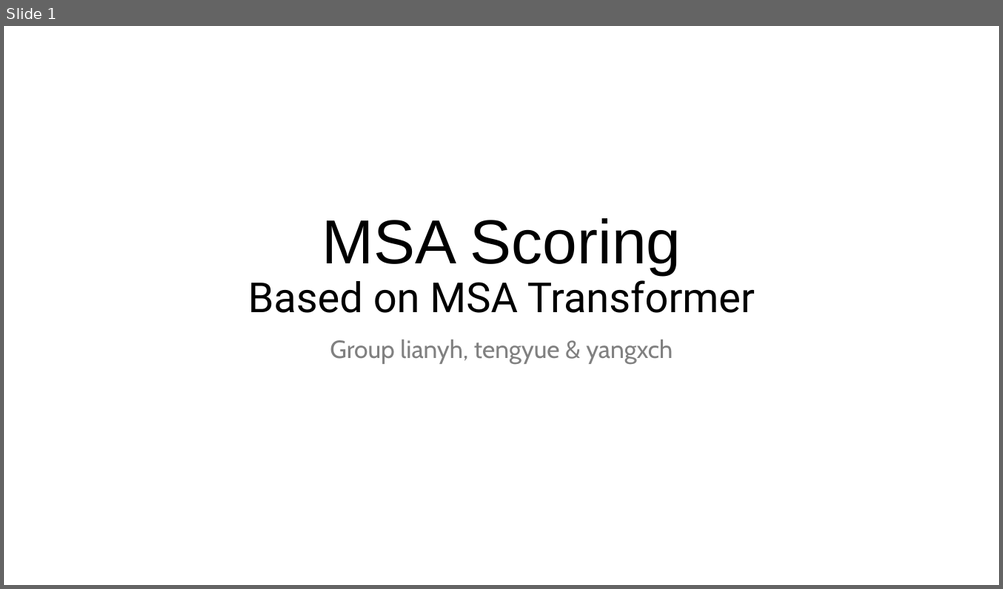
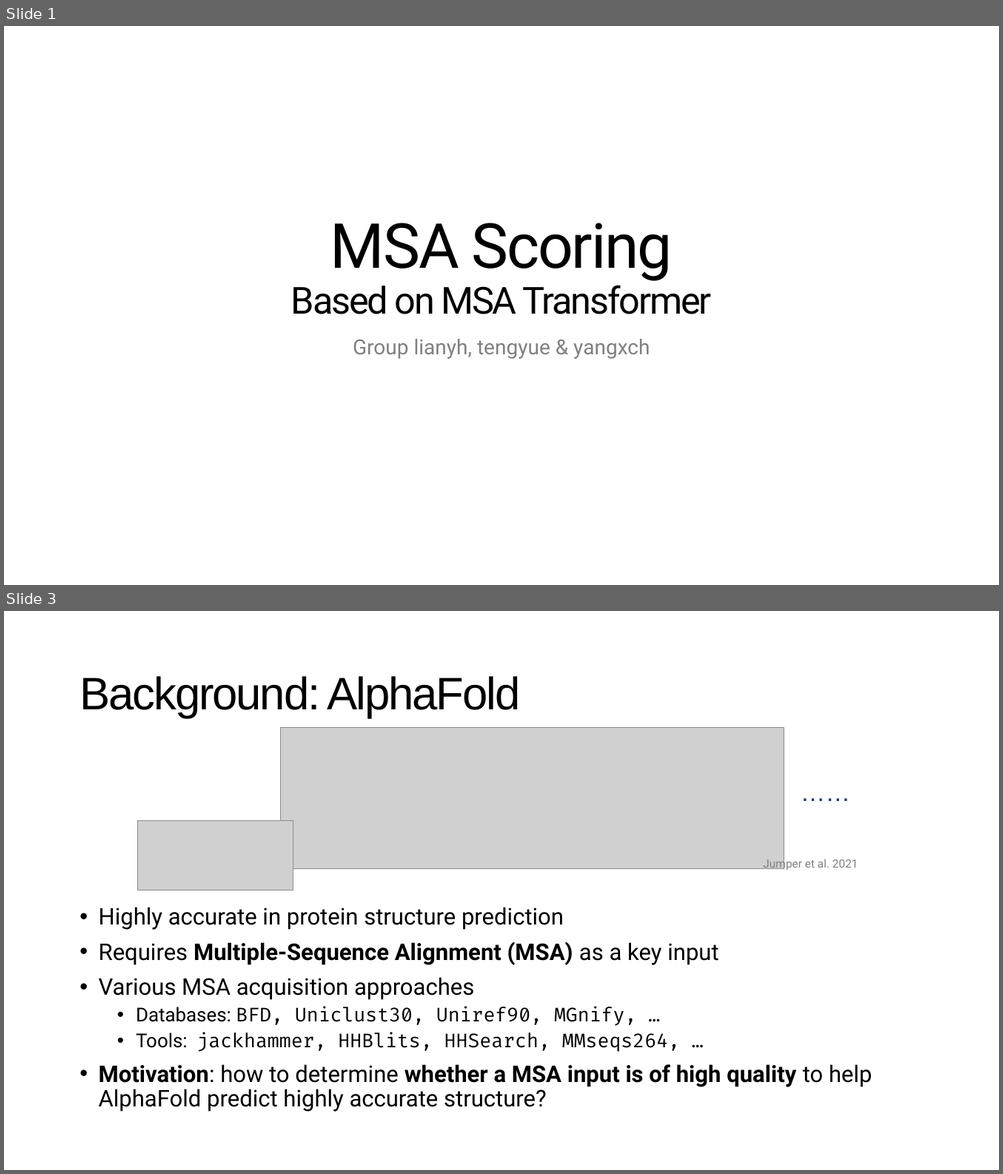
Before and after one commit to NaiL23/ShanghaiTech-CS177H-MSA-Scoring, a slide deck: report/presentation.pptx. Shown one above the other, each under a label of ours: slide 1 before the commit, slides 1 and 3 after it; the slides between them are not shown. The pictures are 1003x589 and 1003x1174 pixels, drawn with LibreOffice and Linux fonts; fonts in the diff are those of the drawing; grey boxes stand for pictures. Boxes give left, top, right and bottom in pixels: in the first picture for what was removed or moved away, otherwise in the second. Text is boxed around its words. In the diff, an @@ line names an element or a change of style, - is before the commit and + after.

```diff
--- a/report/presentation.pptx
+++ b/report/presentation.pptx
@@ slide 3 added at (4, 611, 999, 1170), background #FFFFFF @@
@@ title added at (79, 676, 521, 718), 44 pt, text #000000 @@
+Background: AlphaFold
@@ group added at (137, 727, 871, 891): 2 pictures, 2 texts @@
+……
+Jumper et al. 2021
@@ text added at (99, 907, 872, 1112), 22.2 pt, text #000000 @@
+• Highly accurate in protein structure prediction
+• Requires Multiple-Sequence Alignment (MSA) as a key input
+• Various MSA acquisition approaches
+  • Databases: BFD, Uniclust30, Uniref90, MGnify, …
+  • Tools: jackhammer, HHBlits, HHSearch, MMseqs264, …
+• Motivation: how to determine whether a MSA input is of high quality to help AlphaFold predict highly accurate structure?
@@ slide 1 changed as well @@
@@ title "MSA Scoring Based on MSA ..." at (291, 223, 711, 315): size 40 to 36 pt in "Based on MSA Transformer"; font Arial to Roboto in "MSA Scoring"; letter spacing 0 to -1.5 pt @@
@@ subtitle "Group lianyh, tengyue & yangxch" at (353, 339, 649, 359): size 24 to 20 pt, font Cabin to Roboto @@
```
Also in this commit, not shown: 1 other slide changed, 11 other slides added, 7 slides removed, 4 other files.
